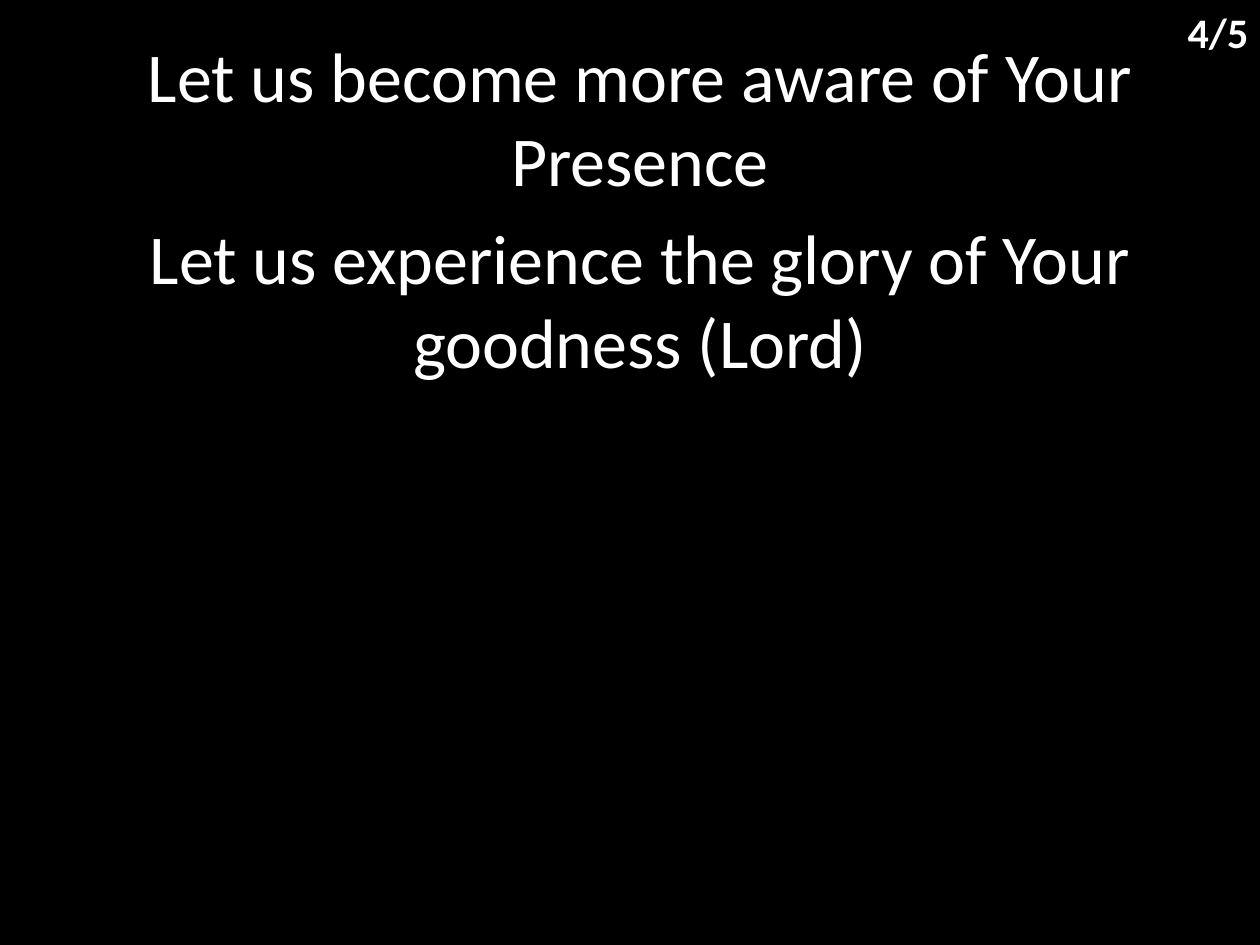
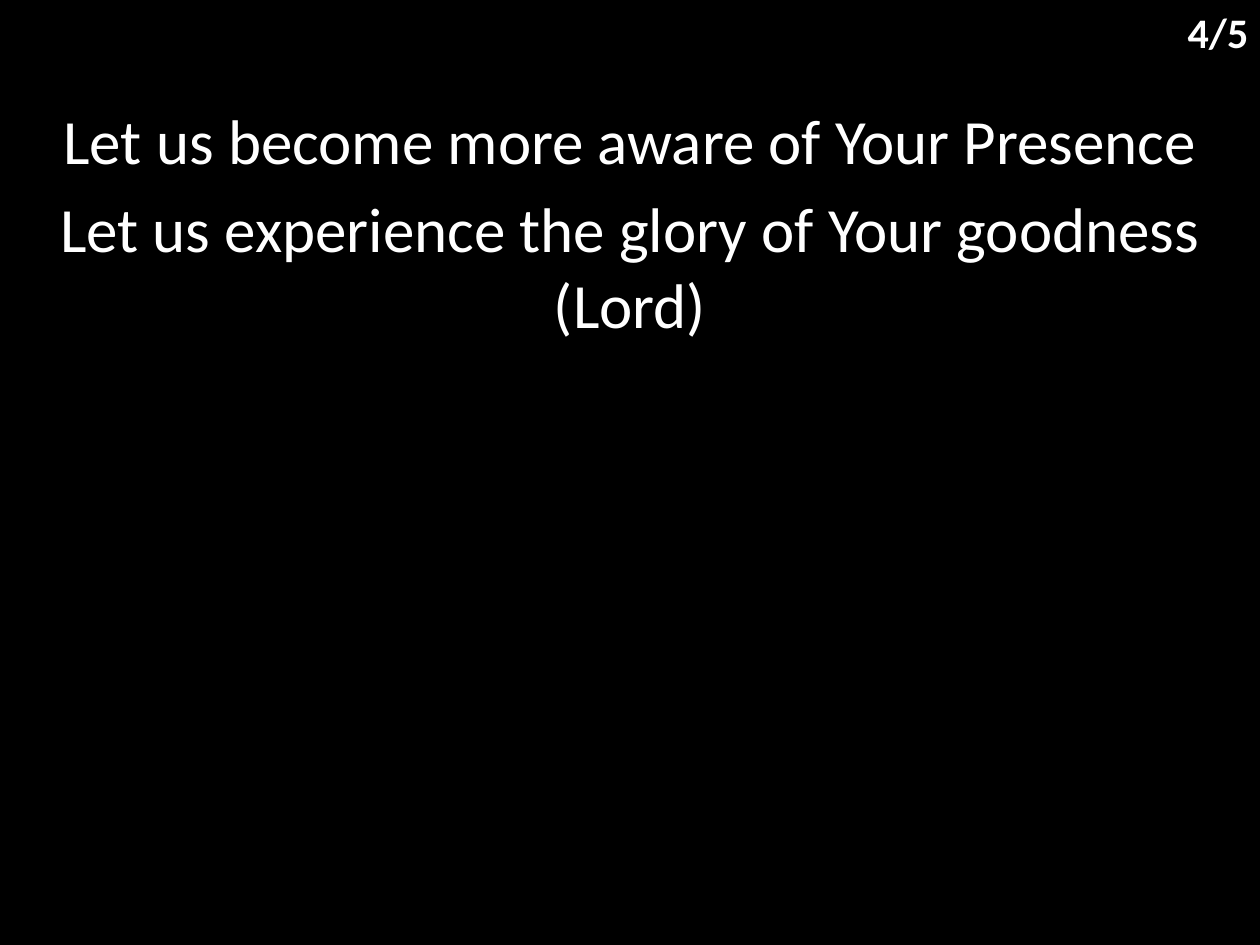
Before and after one commit to hoo-are-ya/worship, a slide deck: slide 5 of docs/songs/holy spirit.pptx. Drawn at 1260x945 pixels with LibreOffice and Linux fonts; fonts in the diff are those of the drawing. Boxes give left, top, right and bottom in pixels: in the first picture for what was removed or moved away, otherwise in the second. Text is boxed around its words. In the diff, an @@ line names an element or a change of style, - is before the commit and + after.

```diff
--- a/docs/songs/holy spirit.pptx
+++ b/docs/songs/holy spirit.pptx
@@ subtitle "Let us become more aware ...": place and size @@
-subtitle "Let us become more aware ..." at bbox=[148, 53, 1132, 380]
+subtitle "Let us become more aware ..." at bbox=[60, 120, 1199, 337]
@@ subtitle "Let us become more aware ..." at bbox=[60, 120, 1199, 337]: size 40 to 36 pt @@
```
Also in this commit, not shown: 4 other slides changed, 5 other files.
